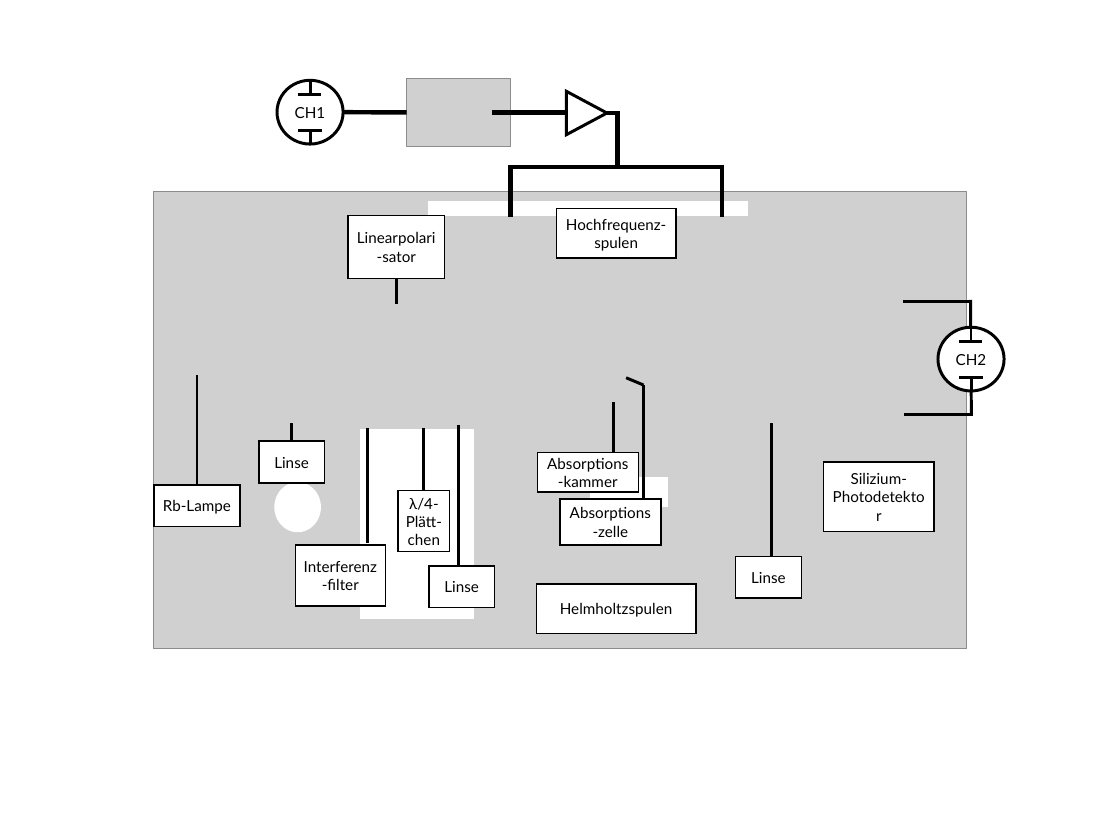
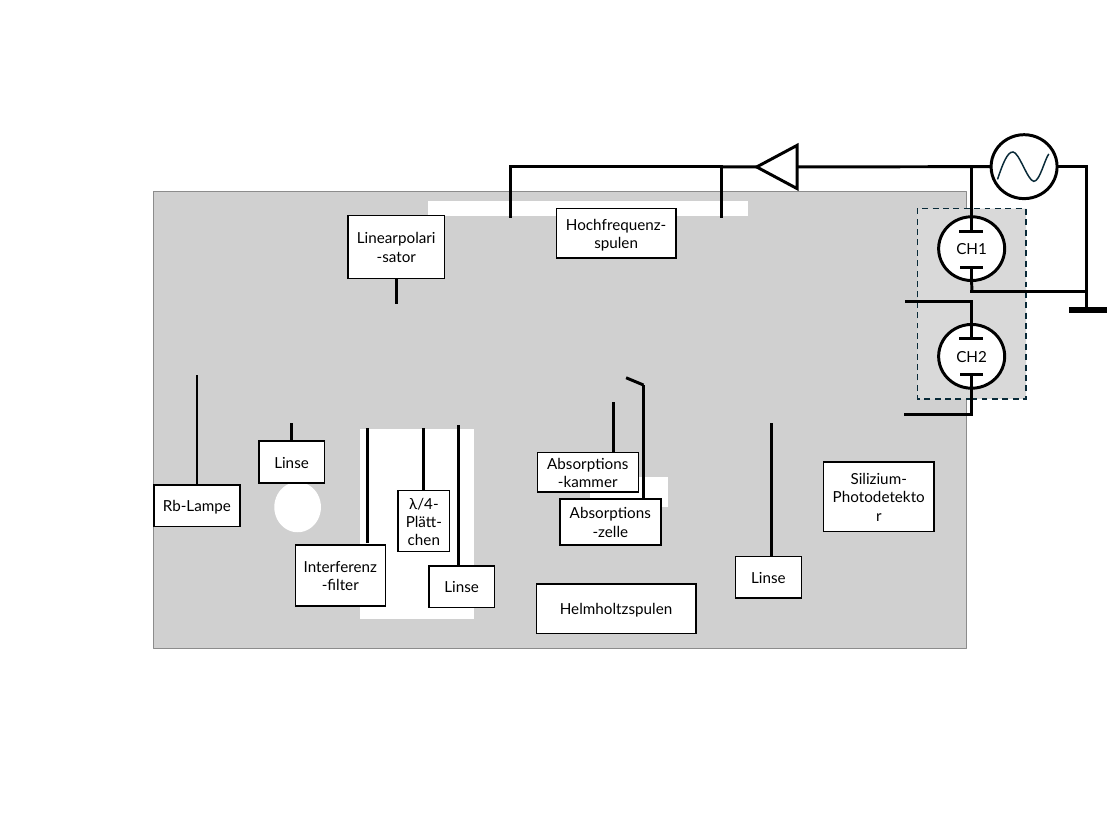
Before and after one commit to NicolasRohrbeck/fprak, a slide deck: slide 1 of Bilder/Optisches Pumpen/Aufbau.pptx. Drawn at 1120x840 pixels with LibreOffice and Linux fonts; fonts in the diff are those of the drawing; grey boxes stand for pictures. Boxes give left, top, right and bottom in pixels: in the first picture for what was removed or moved away, otherwise in the second. Text is boxed around its words. In the diff, an @@ line names an element or a change of style, - is before the commit and + after.

Commit message:
opt Aufbau modifiziert

```diff
--- a/Bilder/Optisches Pumpen/Aufbau.pptx
+++ b/Bilder/Optisches Pumpen/Aufbau.pptx
@@ picture removed at box(407, 78, 511, 146) @@
@@ line removed from (407, 112) to (343, 112) @@
@@ line removed from (567, 112) to (492, 112) @@
@@ line removed from (607, 113) to (619, 113) @@
@@ line removed from (617, 166) to (617, 111) @@
@@ triangle at box(757, 145, 797, 188): rotation 90 to 270 degrees @@
@@ ellipse added at box(991, 134, 1057, 198), fill #FFFFFF, outline #000000 3 pt @@
@@ line (722, 167) - (511, 167): stroke #000000 4.5 pt to #000000 3 pt @@
@@ line added from (722, 167) to (991, 166), #000000 3 pt @@
@@ line added from (971, 217) to (971, 166), #000000 3 pt @@
@@ freeform shape added at box(998, 152, 1049, 181), outline #092A39 1.5 pt @@
@@ line added from (1057, 166) to (1087, 166), #000000 3 pt @@
@@ line added from (1087, 165) to (1087, 308), #000000 3 pt @@
@@ rectangle added at box(917, 208, 1026, 398), fill #D9D9D9, outline #092A39 1.5 pt dashed @@
@@ 4 lines, 1 ellipse: place and size @@
-4 lines, 1 ellipse at box(277, 80, 343, 144)
+4 lines, 1 ellipse at box(939, 217, 1005, 281)
@@ line added from (970, 292) to (1087, 292), #000000 3 pt @@
@@ line added from (971, 281) to (972, 291), #000000 3 pt @@
@@ line added from (971, 302) to (971, 324), #000000 3 pt @@
@@ line added from (1069, 310) to (1106, 310), #000000 6 pt @@
@@ line moved from (971, 300) - (971, 416) to (971, 388) - (971, 416) @@
```
